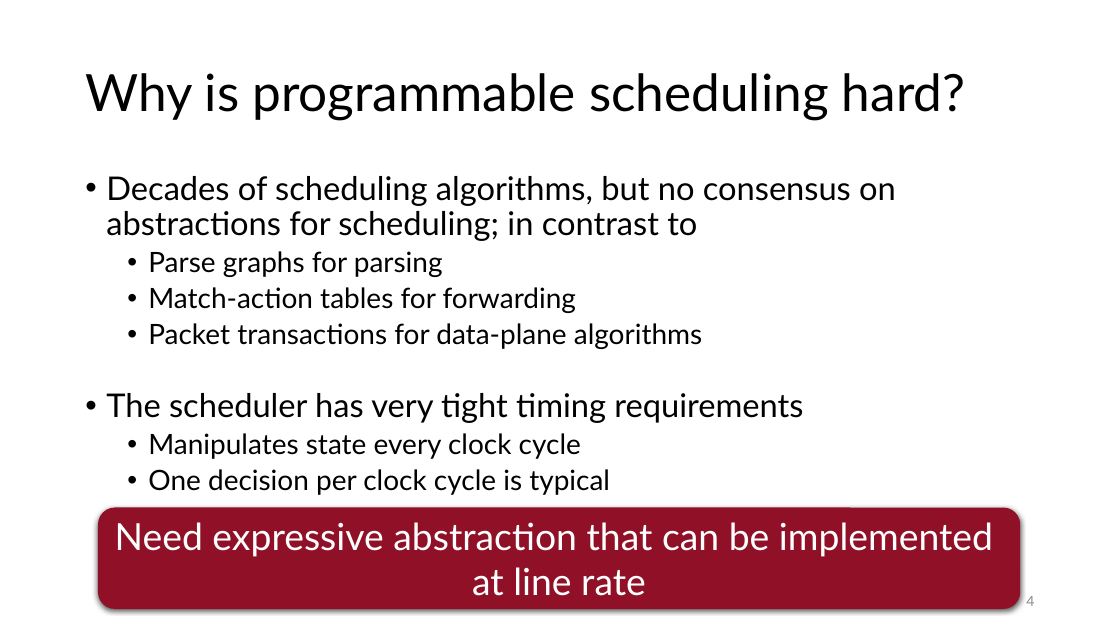
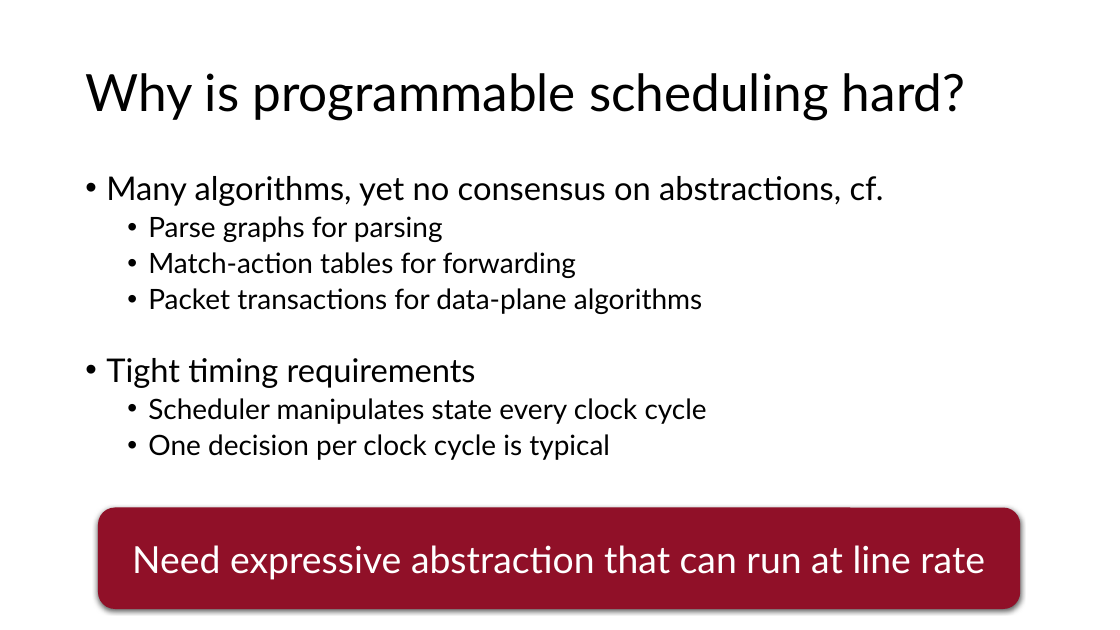
Before and after one commit to anirudhSK/pifo-domino-marple-ppts, a slide deck: slide 3 of pifo_sigcomm.pptx (slide 4 before the commit). Drawn at 1120x630 pixels with LibreOffice and Linux fonts; fonts in the diff are those of the drawing. Boxes give left, top, right and bottom in pixels: in the first picture for what was removed or moved away, otherwise in the second. Text is boxed around its words. In the diff, an @@ line names an element or a change of style, - is before the commit and + after.

```diff
--- a/pifo_sigcomm.pptx
+++ b/pifo_sigcomm.pptx
@@ text at (106, 176, 884, 206): text changed @@
-• Decades of scheduling algorithms, but no consensus on abstractions for scheduling; in contrast to
+• Many algorithms, yet no consensus on abstractions, cf.
@@ text at (106, 358, 707, 424): text changed; size 28 to 24 pt @@
-• The scheduler has very tight timing requirements
-  • Manipulates state every clock cycle
+• Tight timing requirements
+  • Scheduler manipulates state every clock cycle
@@ text in rounded rectangle at (132, 545, 985, 580): text changed @@
-Need expressive abstraction that can be implemented
-at line rate
+Need expressive abstraction that can run at line rate
@@ page number removed at (1026, 596, 1034, 606) @@
-4
```
Also in this commit, not shown: 1 other slide changed, 2 slides added, 3 slides removed.
